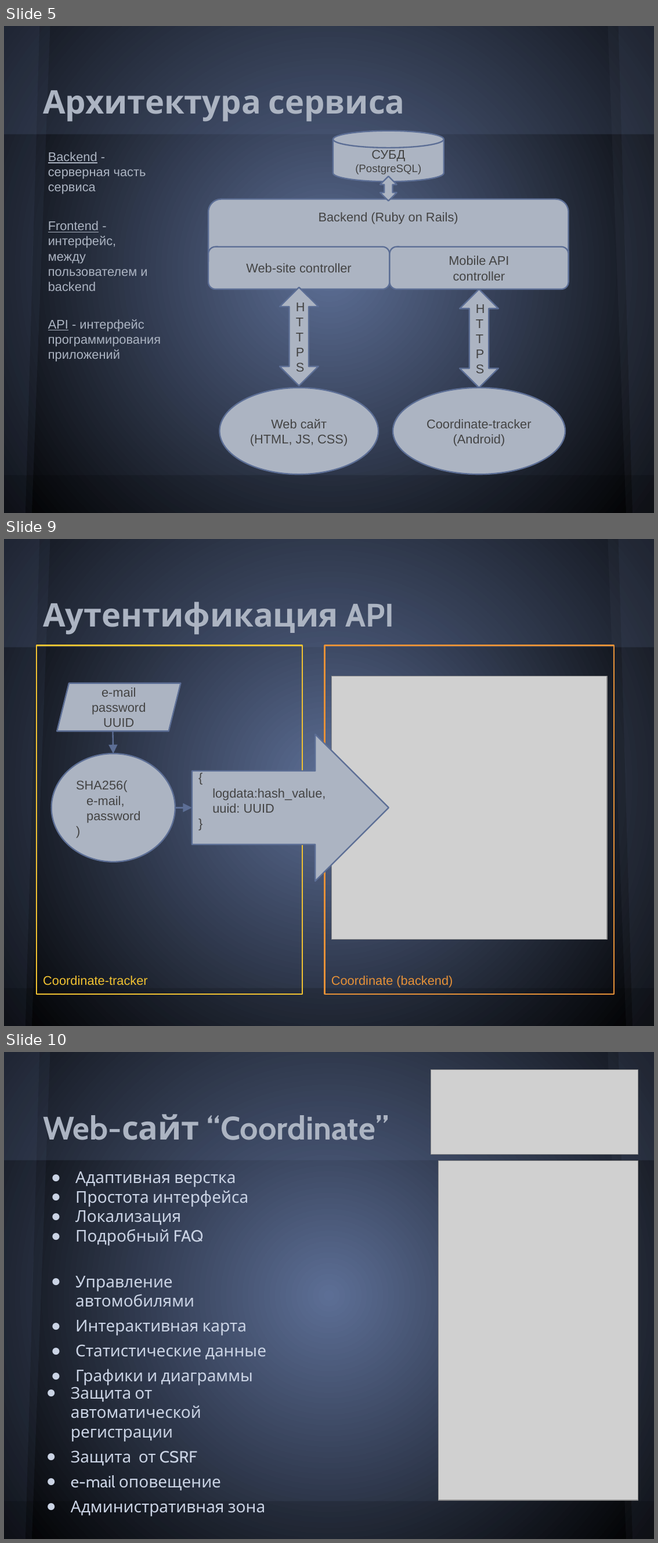
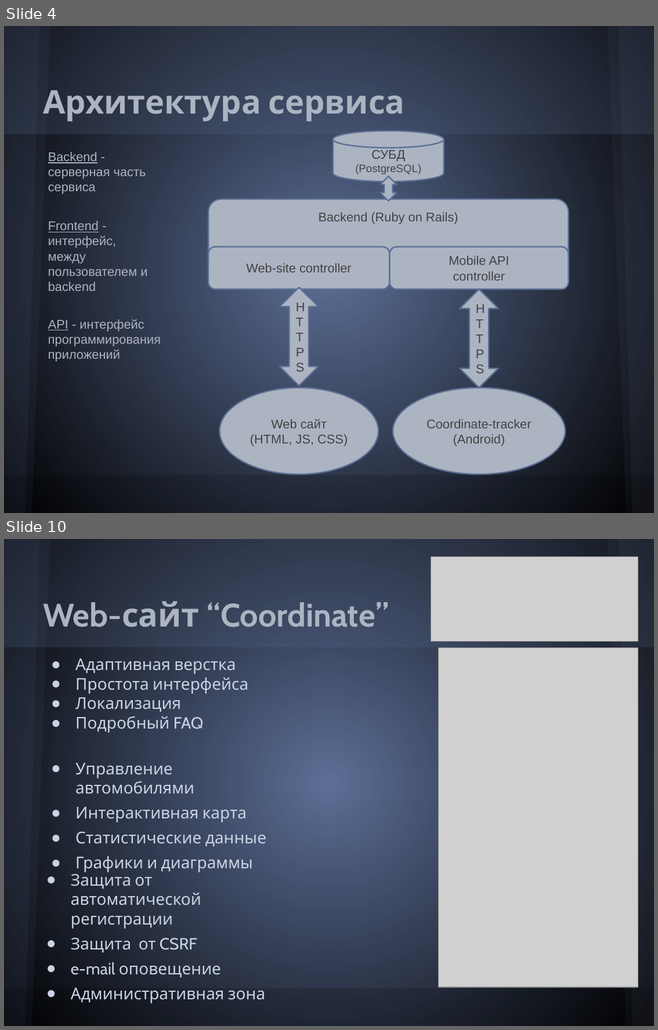
Before and after one commit to Melancholic/Coordinate-reports, a slide deck: Презентация.pptx. Shown one above the other, each under a label of ours: slides 5, 9 and 10 before the commit, slides 4 and 10 after it; the slides between them are not shown. The pictures are 658x1543 and 658x1030 pixels, drawn with LibreOffice and Linux fonts; fonts in the diff are those of the drawing; grey boxes stand for pictures. Boxes give left, top, right and bottom in pixels: in the first picture for what was removed or moved away, otherwise in the second. Text is boxed around its words. In the diff, an @@ line names an element or a change of style, - is before the commit and + after.

```diff
--- a/Презентация.pptx
+++ b/Презентация.pptx
@@ slide 9 removed at (4,539,654,1026), background gradient #5C6E95 to #000000; not listed: 6 template elements that a slide beside it also shows @@
@@ title removed at (43,596,394,635) @@
-Аутентификация API
@@ rectangle removed at (36,646,302,994) @@
-Coordinate-tracker
@@ rectangle removed at (324,646,614,994) @@
-Coordinate (backend)
@@ picture removed at (331,676,607,939) @@
@@ parallelogram removed at (57,683,180,732) @@
-e-mail
-password
-UUID
@@ arrow removed from (112, 732) to (113, 754) @@
@@ right arrow removed at (192,734,389,881) @@
-{
-logdata:hash_value,
-uuid: UUID
-}
@@ ellipse removed at (52,754,175,862) @@
-SHA256(
-e-mail,
-password
-)
@@ arrow removed from (175, 808) to (192, 808) @@
@@ what was slide 5 is now slide 4 @@
```
Also in this commit, not shown: 2 slides changed, 3 slides added, 3 other slides removed, 5 other files.
